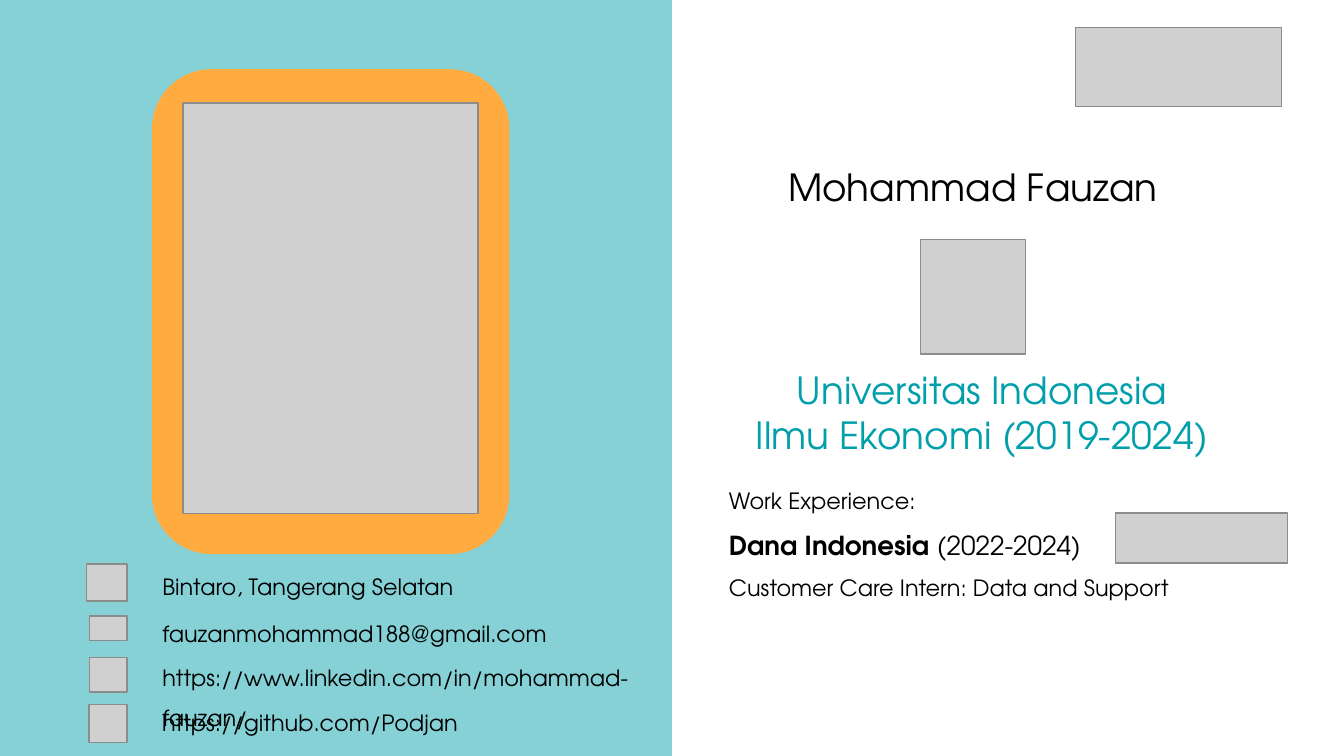
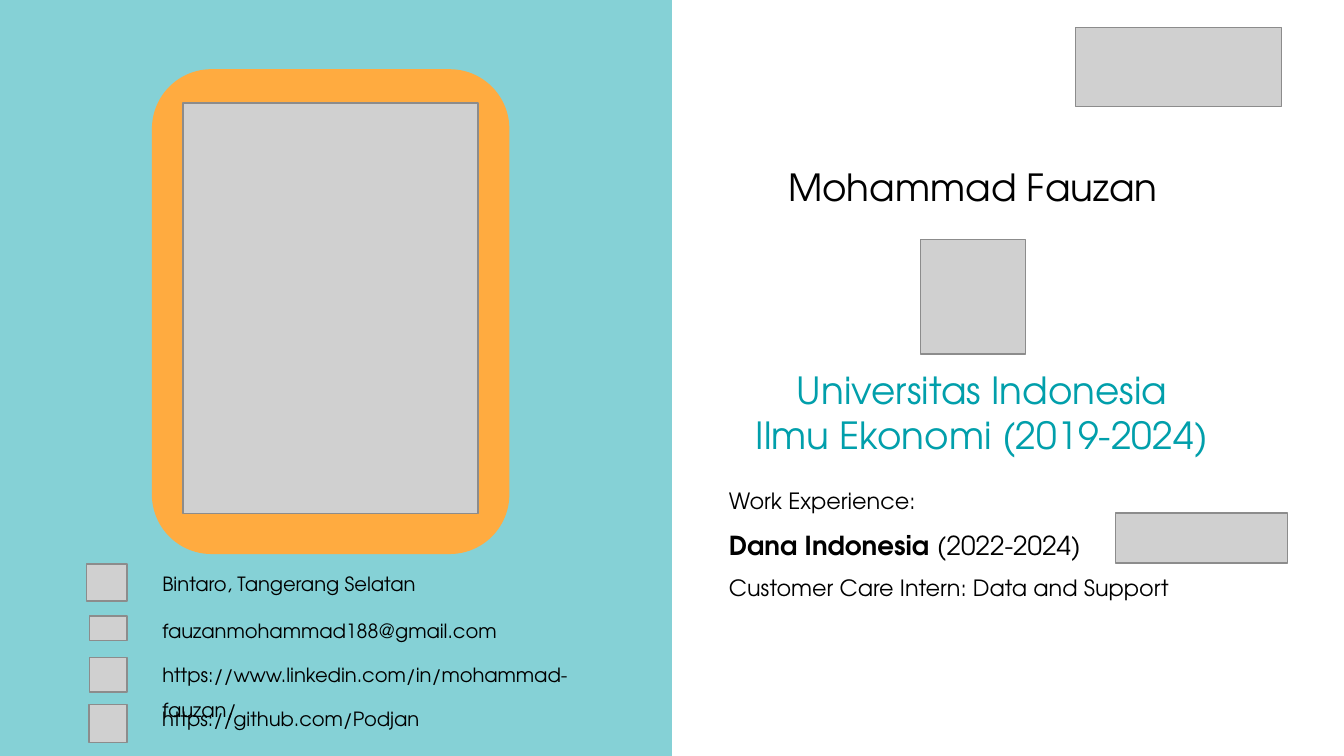
Before and after one commit to Podjan/PBI_Rakamin_KimiaFarma, a slide deck: slide 2 of Final Task_Kimia Farma_Big Data Analytics__Mohammad Fauzan.pptx. Drawn at 1344x756 pixels with LibreOffice and Linux fonts; fonts in the diff are those of the drawing; grey boxes stand for pictures; background and template pictures are left out. Boxes give left, top, right and bottom in pixels: in the first picture for what was removed or moved away, otherwise in the second. Text is boxed around its words. In the diff, an @@ line names an element or a change of style, - is before the commit and + after.

```diff
--- a/Final Task_Kimia Farma_Big Data Analytics__Mohammad Fauzan.pptx
+++ b/Final Task_Kimia Farma_Big Data Analytics__Mohammad Fauzan.pptx
@@ size 12 to 10.5 pt in 4 elements at (162, 576, 416, 595), (162, 623, 496, 642), (162, 706, 419, 730), (162, 667, 567, 727) @@
```
Also in this commit, not shown: 2 other slides changed.
